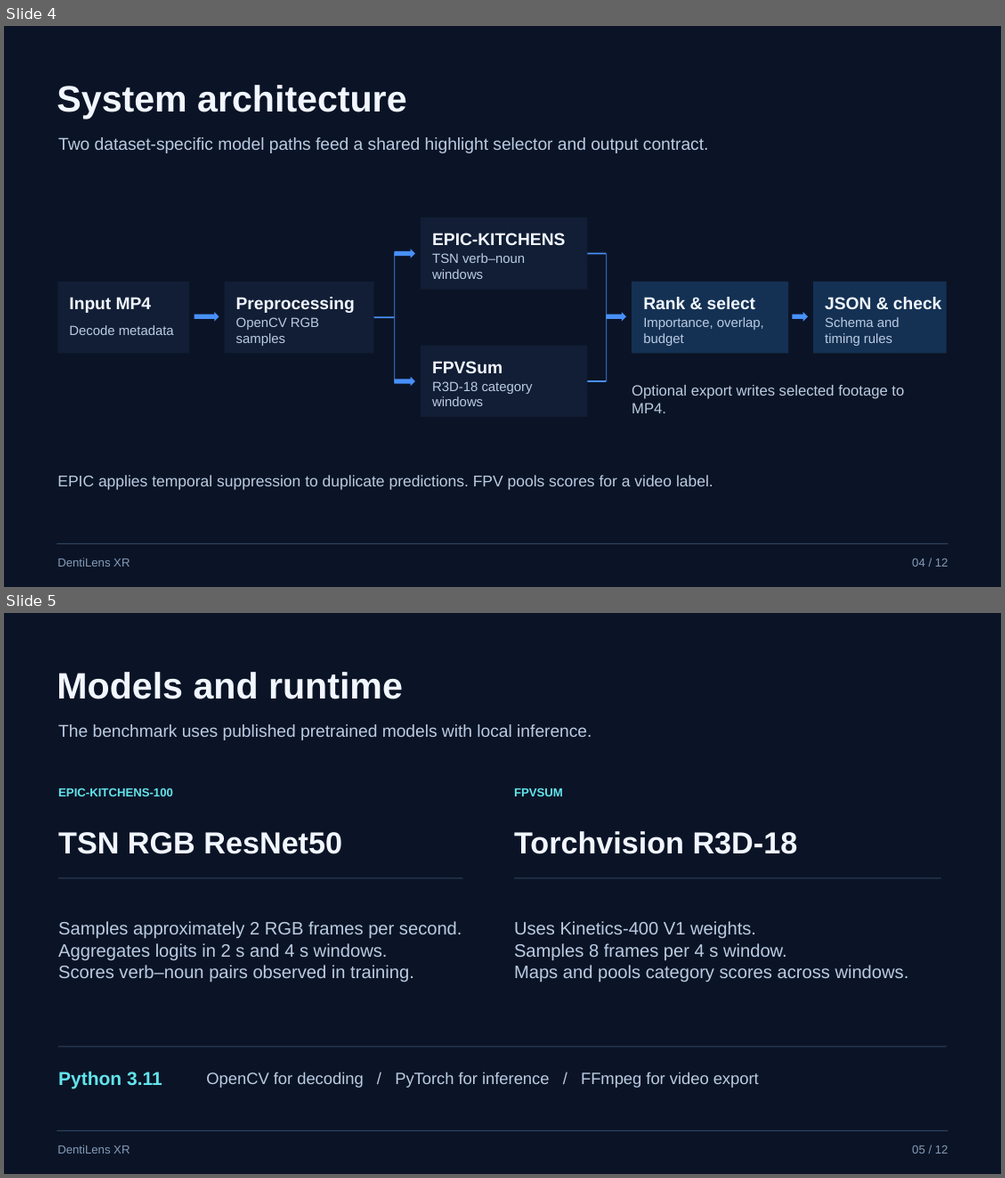
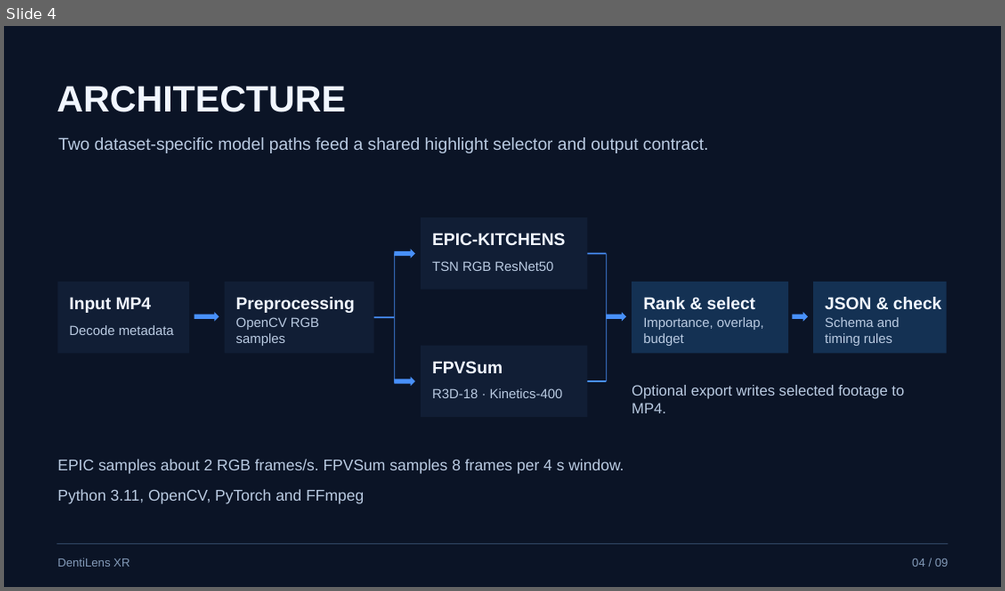
Before and after one commit to ArhamChoudhary-ui/DentiLens, a slide deck: reference/submission/Final Presentation/VelloreInstituteofTechnology_Rajasthani.pptx. Shown one above the other, each under a label of ours: slides 4 and 5 before the commit, slide 4 after it. The pictures are 1005x1178 and 1005x591 pixels, drawn with LibreOffice and Linux fonts; fonts in the diff are those of the drawing. Boxes give left, top, right and bottom in pixels: in the first picture for what was removed or moved away, otherwise in the second. Text is boxed around its words. In the diff, an @@ line names an element or a change of style, - is before the commit and + after.

```diff
--- a/reference/submission/Final Presentation/VelloreInstituteofTechnology_Rajasthani.pptx
+++ b/reference/submission/Final Presentation/VelloreInstituteofTechnology_Rajasthani.pptx
@@ slide 5 removed at (4,613,1001,1174), background #0B1426 @@
@@ text removed at (57,672,403,699) @@
-Models and runtime
@@ text removed at (58,724,591,740) @@
-The benchmark uses published pretrained models with local inference.
@@ text removed at (58,788,173,796) @@
-EPIC-KITCHENS-100
@@ text removed at (514,788,563,796) @@
-FPVSUM
@@ text removed at (58,832,342,854) @@
-TSN RGB ResNet50
@@ text removed at (514,831,798,854) @@
-Torchvision R3D-18
@@ rectangle removed at (58,877,463,878) @@
@@ rectangle removed at (514,877,941,878) @@
@@ text removed at (58,921,462,981) @@
-Samples approximately 2 RGB frames per second.
-Aggregates logits in 2 s and 4 s windows.
-Scores verb–noun pairs observed in training.
@@ text removed at (514,921,909,981) @@
-Uses Kinetics-400 V1 weights.
-Samples 8 frames per 4 s window.
-Maps and pools category scores across windows.
@@ rectangle removed at (58,1046,947,1046) @@
@@ text removed at (58,1070,162,1088) @@
-Python 3.11
@@ text removed at (206,1071,759,1087) @@
-OpenCV for decoding / PyTorch for inference / FFmpeg for video export
@@ rectangle removed at (57,1130,948,1131) @@
@@ text removed at (57,1144,129,1153) @@
-DentiLens XR
@@ text removed at (912,1145,948,1153) @@
-05 / 12
@@ slide 4 changed as well @@
@@ text at (57,86,346,112): text changed @@
-System architecture
+ARCHITECTURE
@@ text at (432,261,553,271): text changed @@
-TSN verb–noun windows
+TSN RGB ResNet50
@@ text at (432,388,563,398): text changed @@
-R3D-18 category windows
+R3D-18 · Kinetics-400
@@ text at (57,459,623,474): text changed @@
-EPIC applies temporal suppression to duplicate predictions. FPV pools scores for a video label.
+EPIC samples about 2 RGB frames/s. FPVSum samples 8 frames per 4 s window.
@@ text added at (57,489,364,504), 15 pt, text #BACBE2 @@
+Python 3.11, OpenCV, PyTorch and FFmpeg
@@ text at (912,558,948,566): text changed @@
-04 / 12
+04 / 09
```
Also in this commit, not shown: 8 other slides changed, 2 other slides removed, 2 other files.
